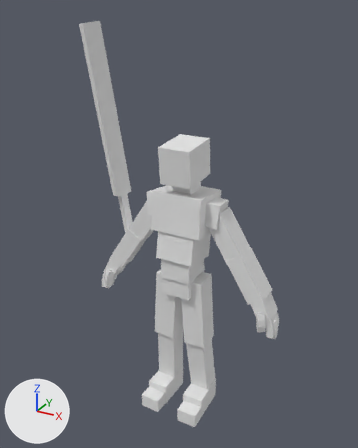
An edit to the FBX model Assets/Models/Player/LowerBodyClip/RPG-Character@StrafeBackward-Lower.FBX, drawn before and after from the same camera.
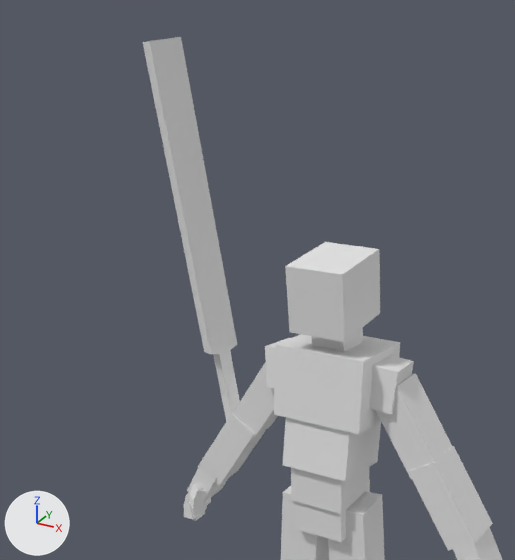
Each version is shown whole from a camera (50 mm lens) standing at (1.84, -3.42, 3.57) and looking at (-0.05, 0.02, 1.85), then close up on the part from 0% to 80% of the width and 0% to 69% of the height. Every picture has the same lights, and +X, +Y and +Z are marked at lower left. Materials are left out; every surface is plain grey. Where no turn or scale is listed for an object, it has been applied to the vertices.

Objects in the first close-up: '2Hand-Sword', 'RPG-Character-Mesh'.
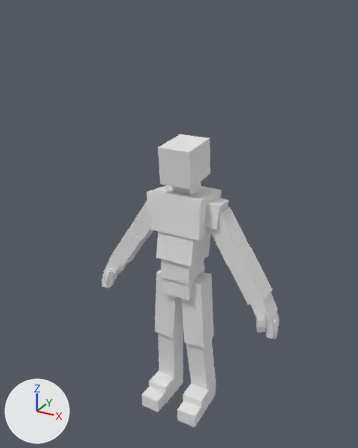
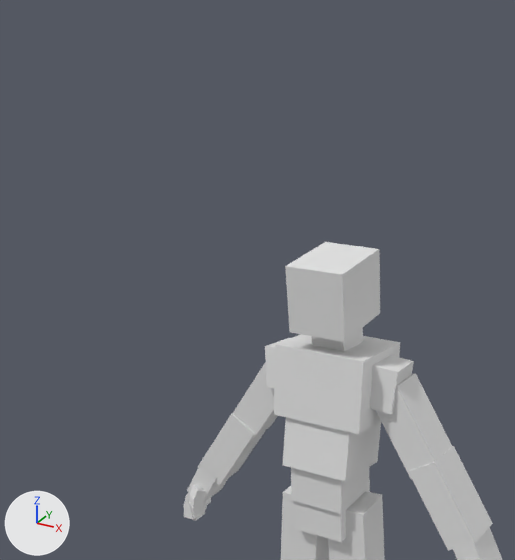
Location of each change, (x1, y1, x2, y2) in pixels of the close-ups (515 x 560 px):
'2Hand-Sword', deleted: before (143, 37, 240, 421)

The edits, one by one:
Object '2Hand-Sword' (ob_2hand_sword) is deleted.
